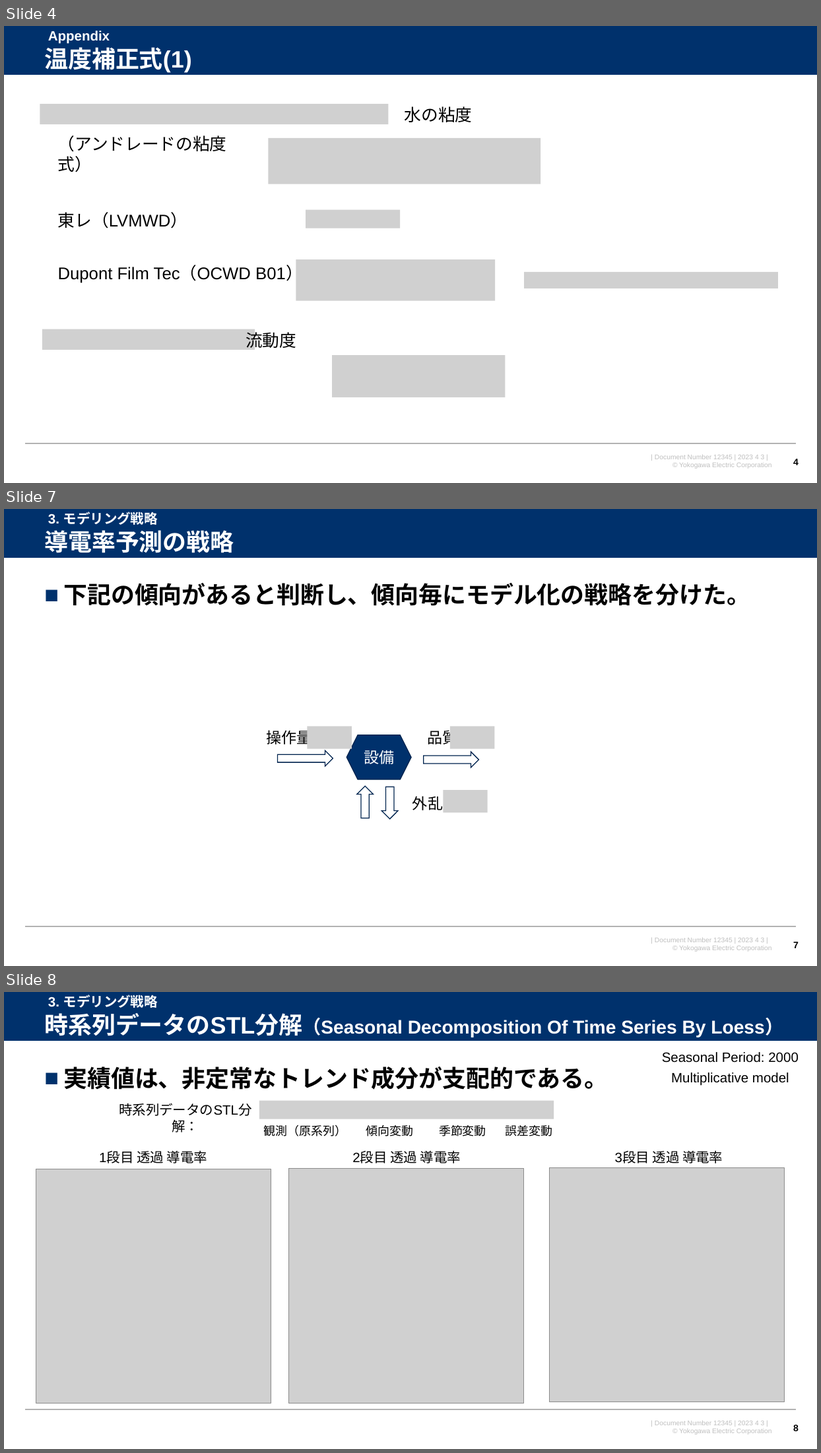
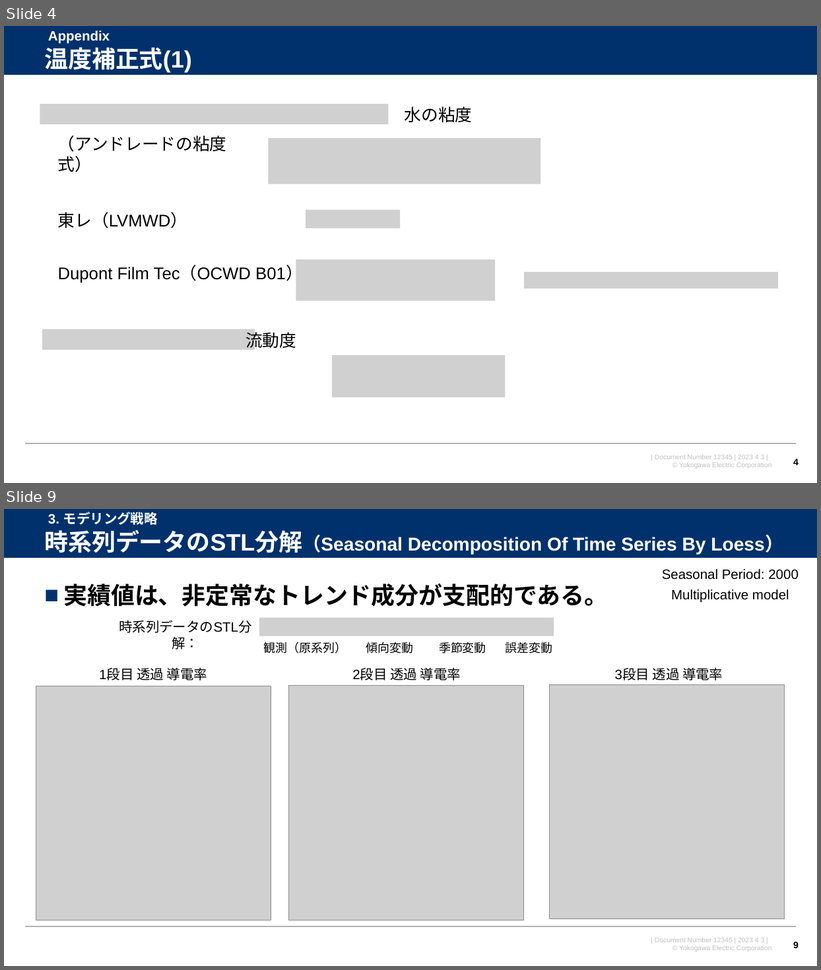
Before and after one commit to watarukumagai-git/opt, a slide deck: Reuse_Water/230403_米国再生水NAWI 解析進め方_rev.0.pptx. Shown one above the other, each under a label of ours: slides 4, 7 and 8 before the commit, slides 4 and 9 after it; the slides between them are not shown. The pictures are 821x1453 and 821x970 pixels, drawn with LibreOffice and Linux fonts; fonts in the diff are those of the drawing; grey boxes stand for pictures; background and template pictures are left out. Boxes give left, top, right and bottom in pixels: in the first picture for what was removed or moved away, otherwise in the second. Text is boxed around its words. In the diff, an @@ line names an element or a change of style, - is before the commit and + after.

```diff
--- a/Reuse_Water/230403_米国再生水NAWI 解析進め方_rev.0.pptx
+++ b/Reuse_Water/230403_米国再生水NAWI 解析進め方_rev.0.pptx
@@ slide 7 removed at [4,509,817,966], background #FFFFFF; not listed: 4 template elements that a slide beside it also shows @@
@@ text removed at [48,512,158,525] @@
-3. モデリング戦略
@@ title removed at [44,530,234,553] @@
-導電率予測の戦略
@@ text removed at [63,583,750,606] @@
-■ 下記の傾向があると判断し、傾向毎にモデル化の戦略を分けた。
@@ picture removed at [307,726,352,749] @@
@@ picture removed at [451,726,495,749] @@
@@ text removed at [267,730,312,745] @@
-操作量
@@ hexagon removed at [347,735,411,780] @@
-設備
@@ text removed at [427,728,457,747] @@
-品質
@@ right arrow removed at [278,751,333,766] @@
@@ right arrow removed at [424,752,479,768] @@
@@ right arrow removed at [357,787,374,819] @@
@@ right arrow removed at [382,787,398,819] @@
@@ text removed at [413,796,443,811] @@
-外乱
@@ picture removed at [443,790,488,813] @@
@@ page number removed at [793,942,799,949] @@
-7
@@ what was slide 8 is now slide 9 @@
```
Also in this commit, not shown: 2 slides changed, 2 slides added.
